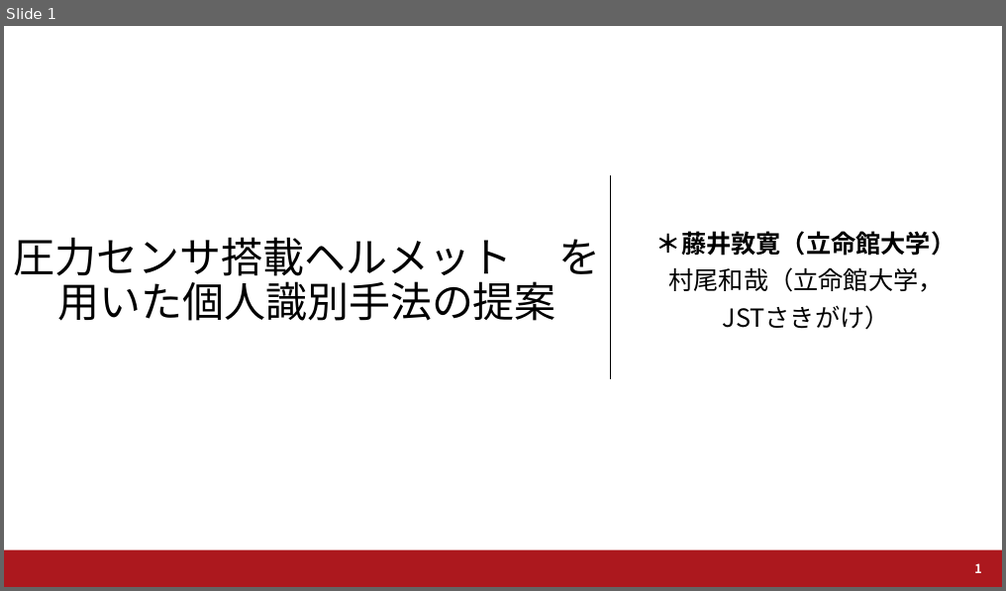
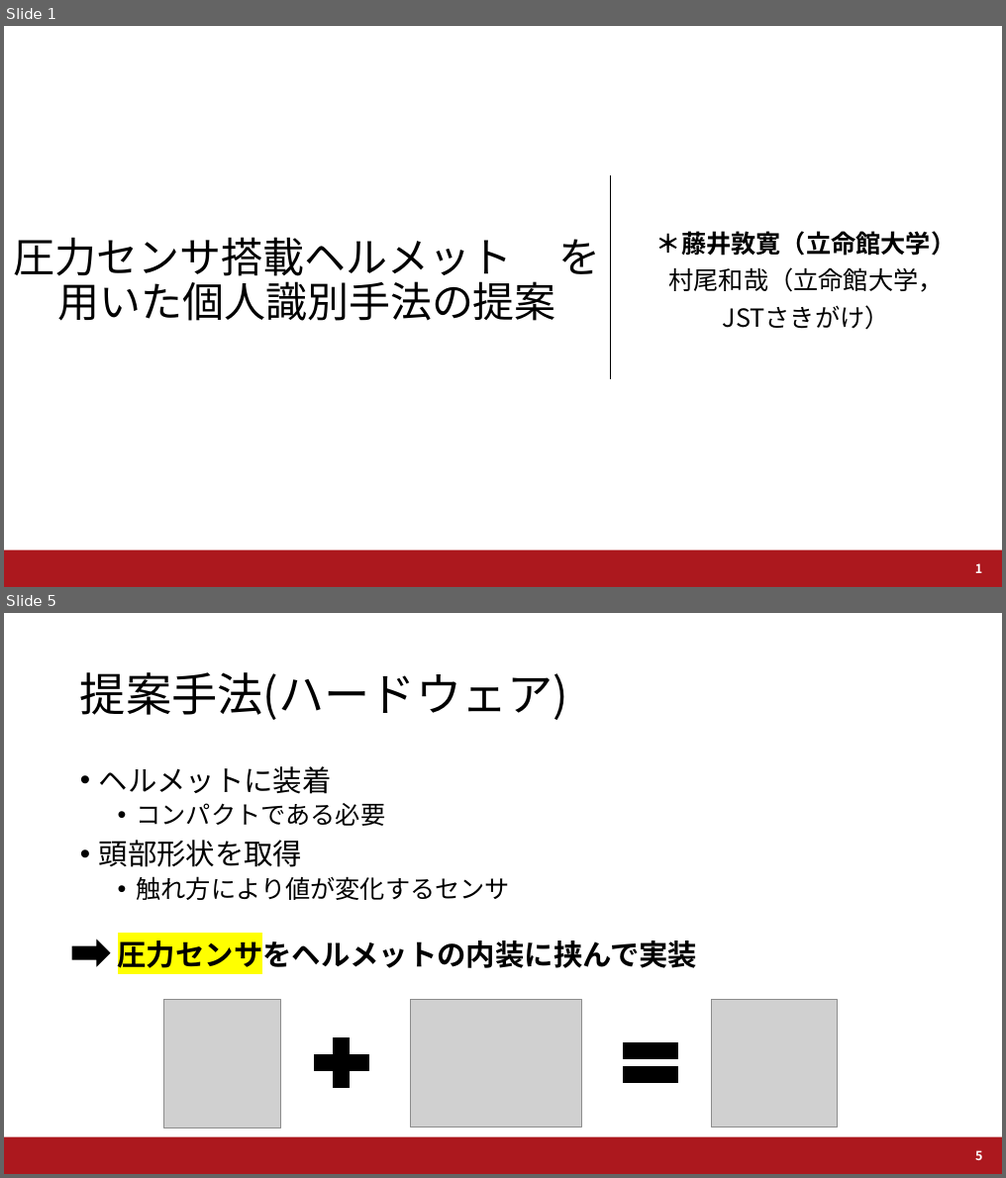
Before and after one commit to a2h1r0/lab, a slide deck: UWW2019/UWW2019_Fujii.pptx. Shown one above the other, each under a label of ours: slide 1 before the commit, slides 1 and 5 after it; the slides between them are not shown. The pictures are 1006x591 and 1006x1178 pixels, drawn with LibreOffice and Linux fonts; fonts in the diff are those of the drawing; grey boxes stand for pictures; background and template pictures are left out. Boxes give left, top, right and bottom in pixels: in the first picture for what was removed or moved away, otherwise in the second. Text is boxed around its words. In the diff, an @@ line names an element or a change of style, - is before the commit and + after.

```diff
--- a/UWW2019/UWW2019_Fujii.pptx
+++ b/UWW2019/UWW2019_Fujii.pptx
@@ slide 5 added at bbox=[4, 613, 1002, 1174], background #FFFFFF; not listed: 1 template element that a slide beside it also shows @@
@@ title added at bbox=[80, 672, 569, 720], 44 pt, text #000000 @@
+提案手法(ハードウェア)
@@ text added at bbox=[99, 766, 698, 974], 28 pt, text #000000 @@
+• ヘルメットに装着
+  • コンパクトである必要
+• 頭部形状を取得
+  • 触れ方により値が変化するセンサ
+  圧力センサをヘルメットの内装に挟んで実装
@@ right arrow added at bbox=[73, 941, 110, 966], fill #000000, outline #000000 1 pt @@
@@ picture added at bbox=[164, 1000, 280, 1128] @@
@@ picture added at bbox=[411, 999, 582, 1128] @@
@@ picture added at bbox=[712, 999, 838, 1128] @@
@@ plus sign added at bbox=[304, 1030, 378, 1097], fill #000000, outline #000000 1 pt @@
@@ math equal added at bbox=[614, 1030, 687, 1097], fill #000000, outline #000000 1 pt @@
@@ page number added at bbox=[975, 1151, 982, 1160], 12 pt, text #FFFFFF, bold @@
+5
```
Also in this commit, not shown: 4 slides changed, 4 other slides added, 10 other files.
